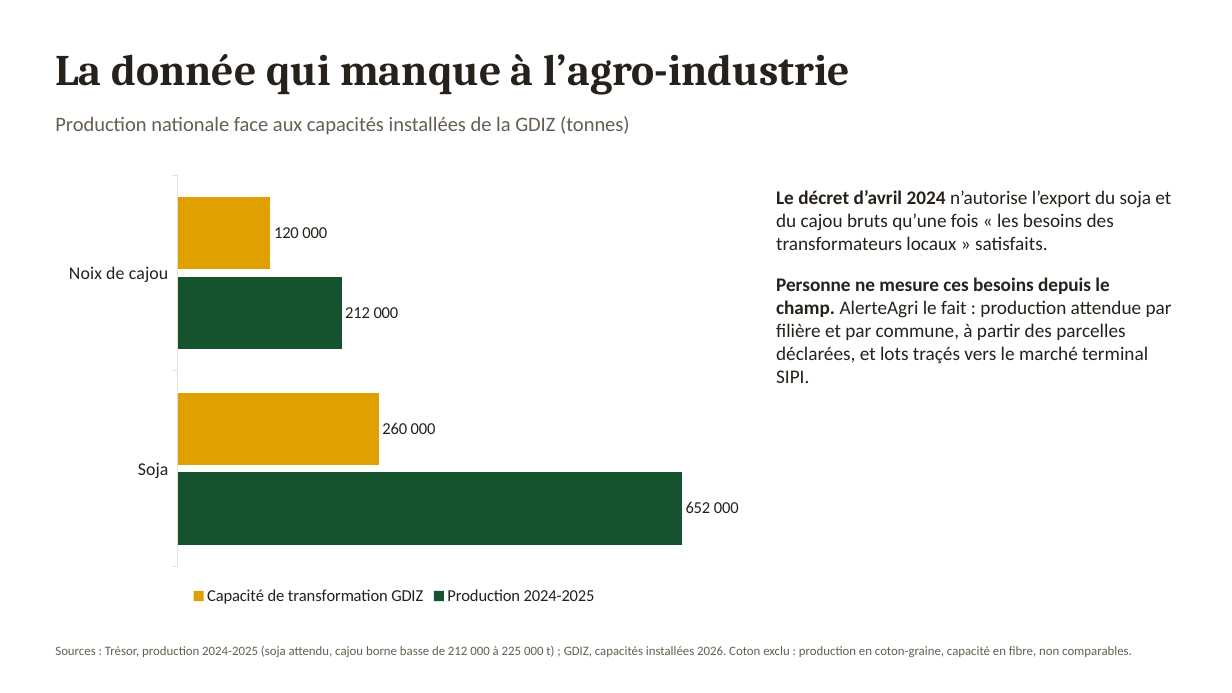
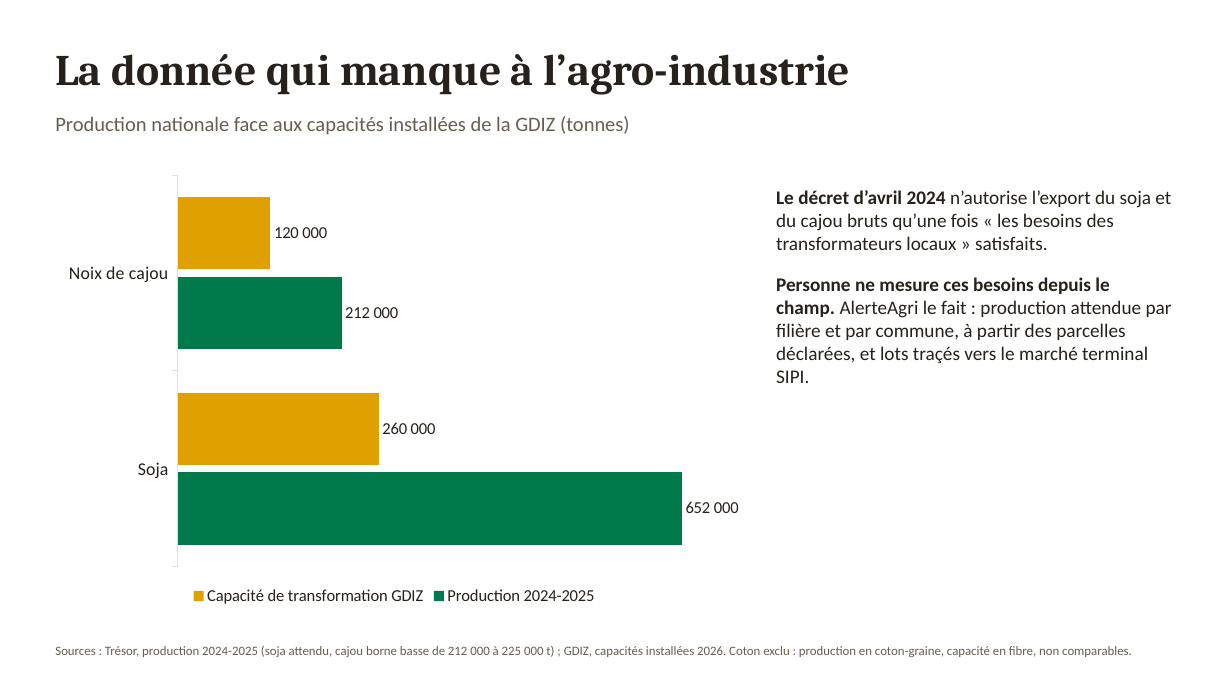
Before and after one commit to misterkante/alerteagri, a slide deck: slide 9 of docs/presentation/AlerteAgri-presentation.pptx. Drawn at 1232x693 pixels with LibreOffice and Linux fonts; fonts in the diff are those of the drawing. Boxes give left, top, right and bottom in pixels: in the first picture for what was removed or moved away, otherwise in the second. Text is boxed around its words. In the diff, an @@ line names an element or a change of style, - is before the commit and + after.

Commit message:
docs: refresh the presentation with the charter palette and current figures
313 automated tests, zero accessibility violation, continuous
integration, Fon and Yoruba synthetic voices stated as such, and
screenshots from production.

```diff
--- a/docs/presentation/AlerteAgri-presentation.pptx
+++ b/docs/presentation/AlerteAgri-presentation.pptx
@@ bar chart at box(55, 166, 739, 610) @@
@@ colour of Production 2024-2025 #14532D to #007A4A @@
```
Also in this commit, not shown: 12 other slides changed.
